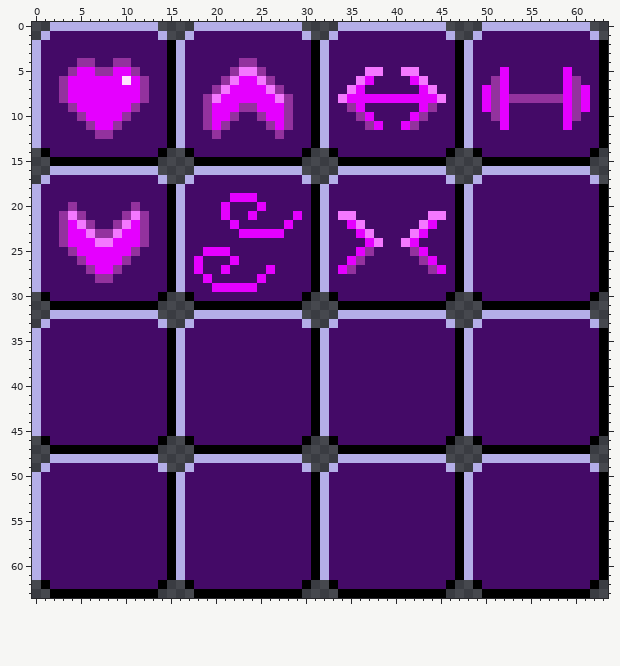
Pixel-art sprite -- assets/sprite_sheet.png. Above is the file before it was changed.
The file is 64x64 pixels.
And afterwards:
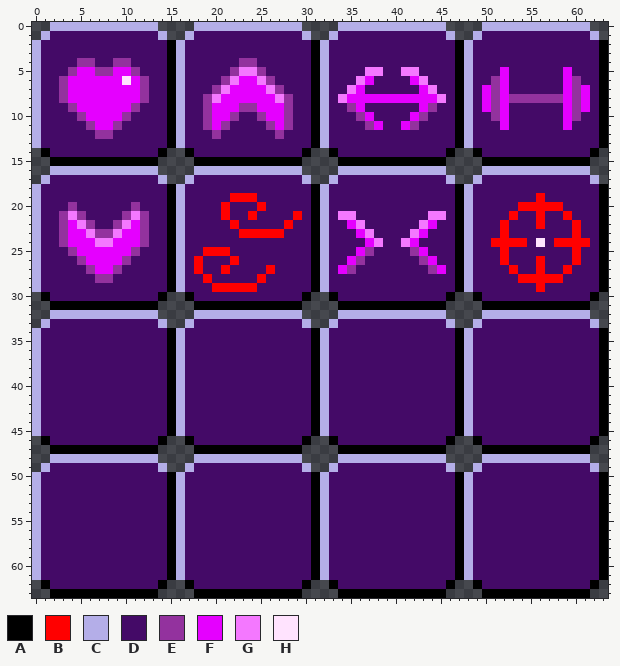
Palette (. is transparent): A #000000  B #ff0000  C #b4aee8  D #440a67  E #93329e  F #e500ff  G #f478ff  H #ffe3fe
Changes in this commit:
y 19: x 22..24 FFF -> BBB; x 56 D -> B
y 20: x 21 F -> B; x 25 F -> B; x 54..58 DDDDD -> BBBBB
y 21: x 21 F -> B; x 24 F -> B; x 29 F -> B; x 53 D -> B; x 56 D -> B; x 59 D -> B
y 22: x 22 F -> B; x 28 F -> B; x 52 D -> B; x 56 D -> B; x 60 D -> B
y 23: x 23..27 FFFFF -> BBBBB; x 52 D -> B; x 60 D -> B
y 24: x 51..54 DDDD -> BBBB; x 56 D -> H; x 58..61 DDDD -> BBBB
y 25: x 19..21 FFF -> BBB; x 52 D -> B; x 60 D -> B
y 26: x 18 F -> B; x 22 F -> B; x 52 D -> B; x 56 D -> B; x 60 D -> B
y 27: x 18 F -> B; x 21 F -> B; x 26 F -> B; x 53 D -> B; x 56 D -> B; x 59 D -> B
y 28: x 19 F -> B; x 25 F -> B; x 54..58 DDDDD -> BBBBB
y 29: x 20..24 FFFFF -> BBBBB; x 56 D -> B
Changed places in both pictures, as pixel boxes (x1, y1, x2, y2):
changed: (194, 193, 302, 292)
changed: (491, 193, 590, 292)
